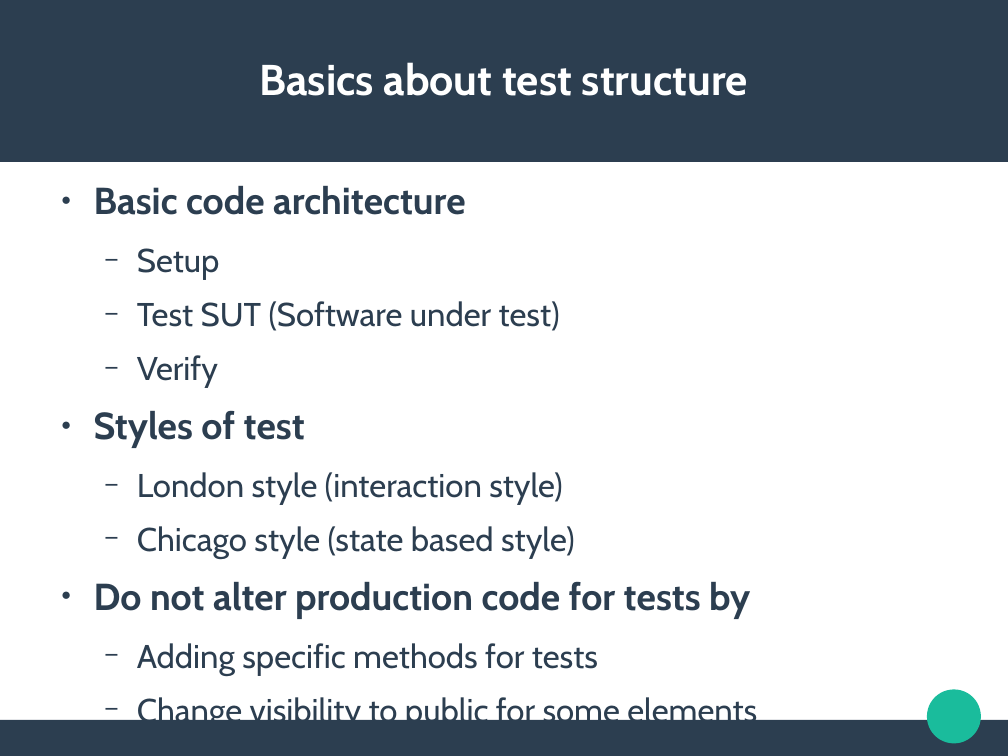
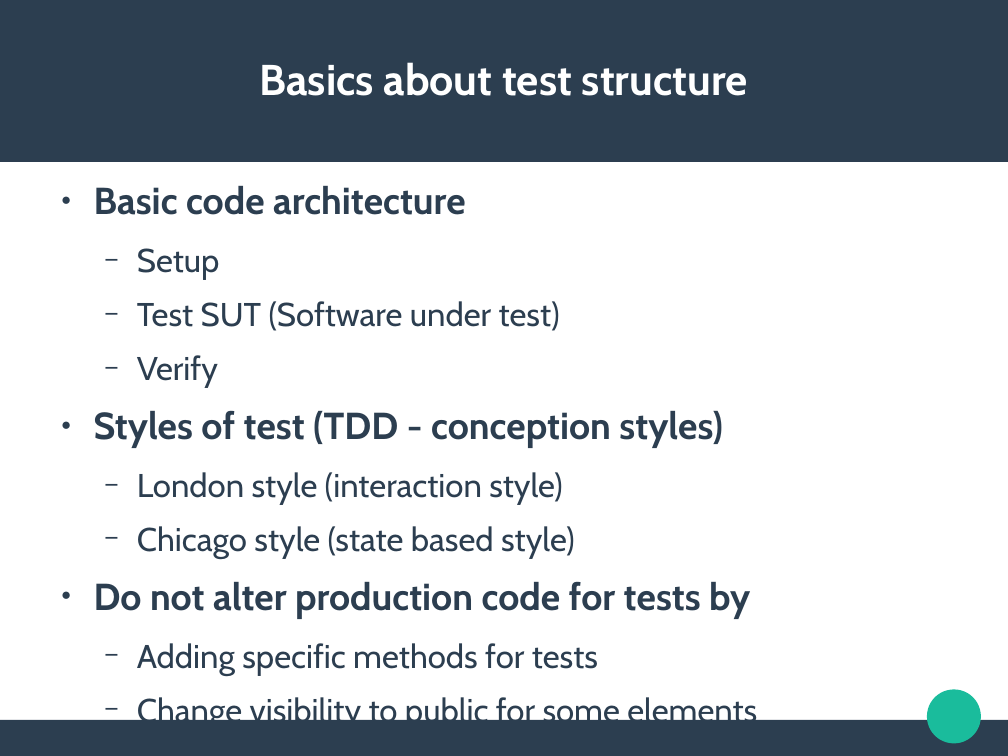
Before and after one commit to jldelarbre/lectureNotes, a slide deck: slide 4 of Slides/lesson3/TestableCode.odp. Drawn at 1008x756 pixels with LibreOffice and Linux fonts; fonts in the diff are those of the drawing. Boxes give left, top, right and bottom in pixels: in the first picture for what was removed or moved away, otherwise in the second. Text is boxed around its words. In the diff, an @@ line names an element or a change of style, - is before the commit and + after.

Commit message:
Add lesson6 (About tools and visitor), fix testable code

```diff
--- a/Slides/lesson3/TestableCode.odp
+++ b/Slides/lesson3/TestableCode.odp
@@ text at box(94, 411, 723, 448): text changed @@
-● Styles of test
+● Styles of test (TDD - conception styles)
```
Also in this commit, not shown: 1 other slide changed, 3 slides added, 23 other files.
